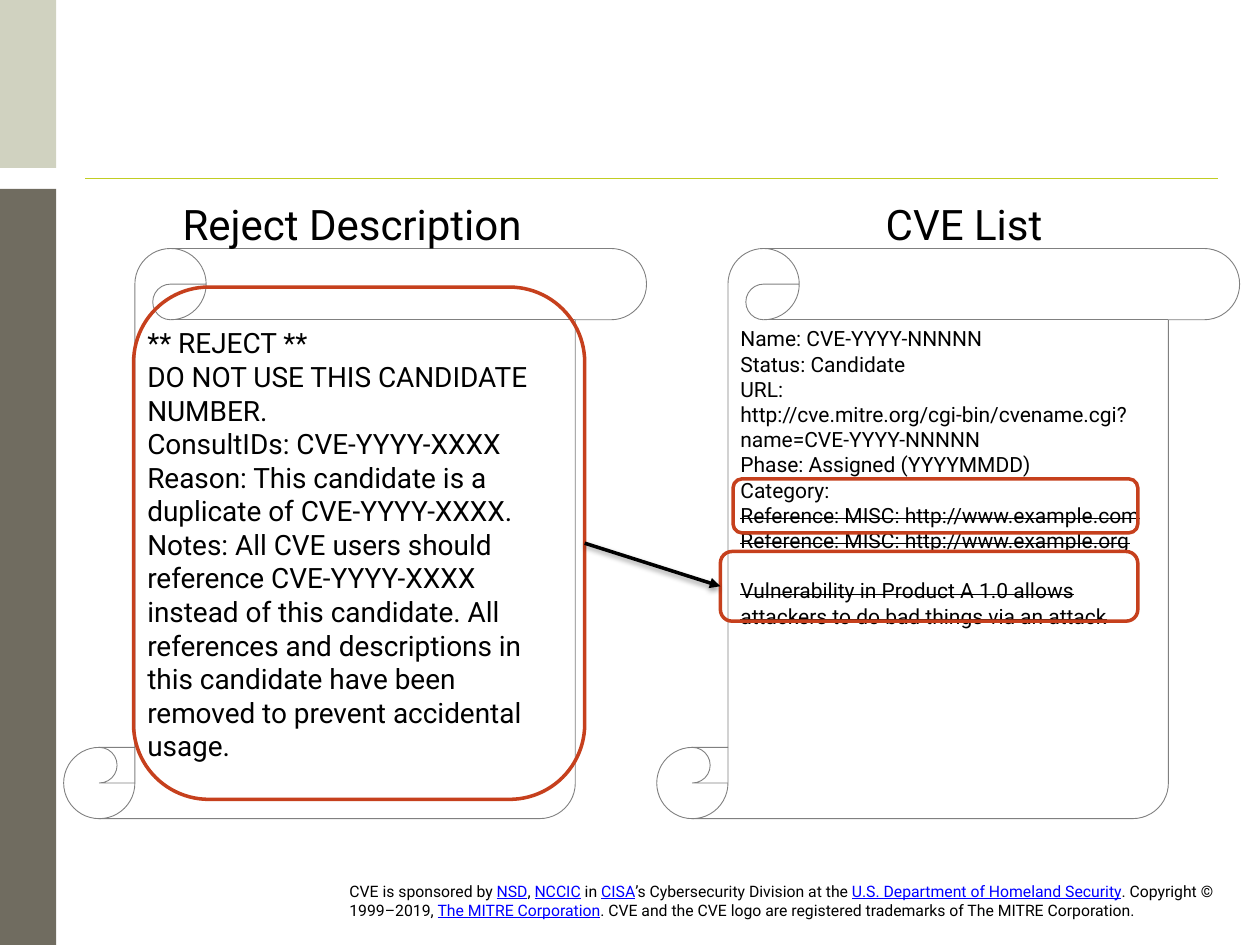
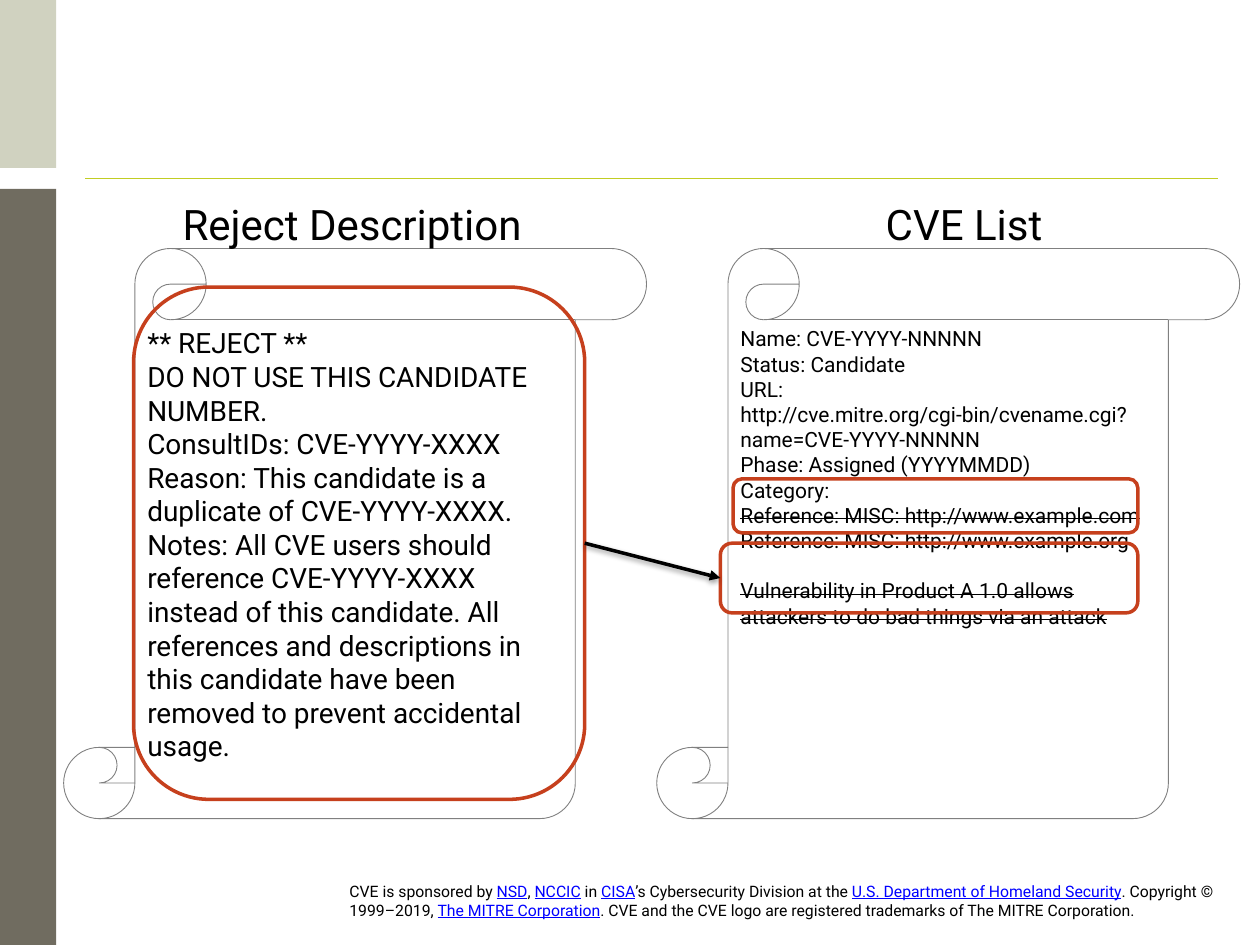
Before and after one commit to CVEProject/cveproject.github.io, a slide deck: slide 61 of docs/cna/CNA_Processes.pptx. Drawn at 1260x945 pixels with LibreOffice and Linux fonts; fonts in the diff are those of the drawing; background and template pictures are left out. Boxes give left, top, right and bottom in pixels: in the first picture for what was removed or moved away, otherwise in the second. Text is boxed around its words. In the diff, an @@ line names an element or a change of style, - is before the commit and + after.

```diff
--- a/docs/cna/CNA_Processes.pptx
+++ b/docs/cna/CNA_Processes.pptx
@@ arrow moved from (585, 543) - (721, 586) to (585, 543) - (721, 578) @@
@@ rounded rectangle: place and size @@
-rounded rectangle at [721,552,1138,621]
+rounded rectangle at [721,543,1138,612]
```
Also in this commit, not shown: 14 other slides changed.
